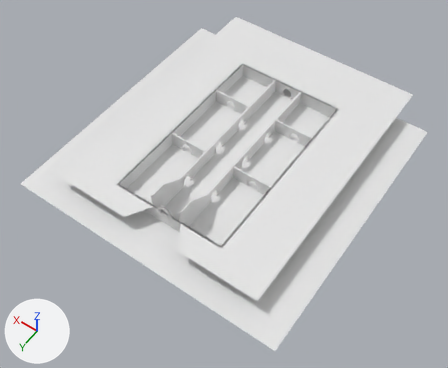
The FBX model Assets/Resources/Mesh/Levels/Level1.fbx as it was, and as the next commit left it.
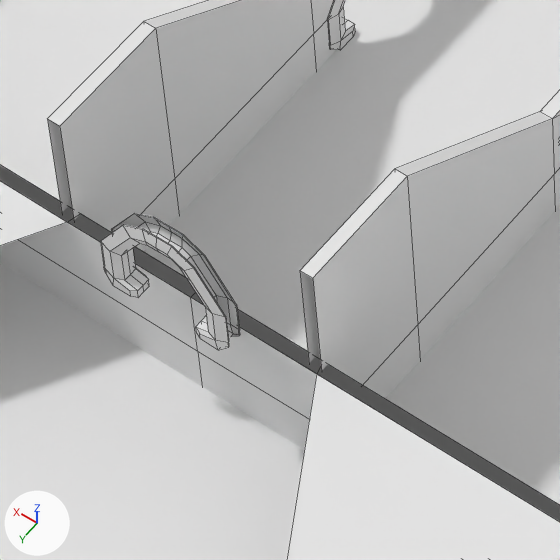
Each version appears first whole from a 50 mm camera at (-57.7, 83.8, 119.1) aimed at (-2.2, 6.0, -3.1), and next in a close-up on the part from 33% to 46% of the width and 49% to 66% of the height. The axes (+X, +Y, +Z) are drawn at lower left. The lights are the same throughout. The close-ups show mesh edges as thin lines. Where no turn or scale is listed for an object, it has been applied to the vertices. Vertices at the same position are counted once.

The first close-up shows 'Level1-ParedesExteriores', 'Level1-ParedesInteriores', 'Level1-Puertas-Marcos', 'Level1-Suelo', 'Level1-TechoExterior'.
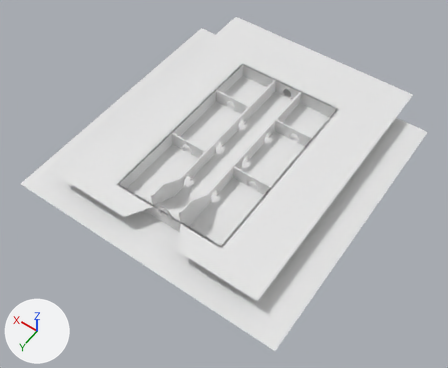
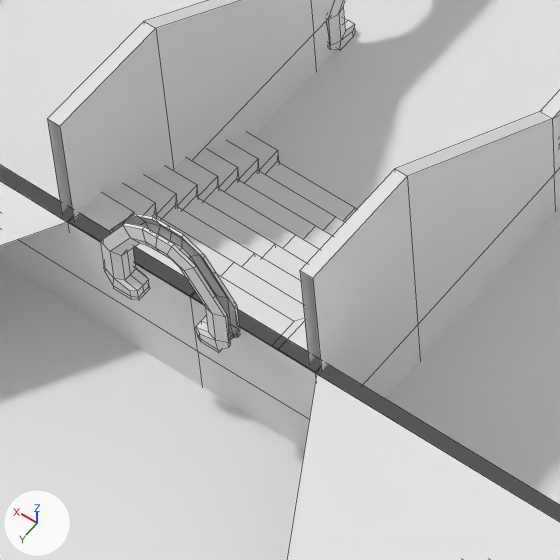
Changed parts and their boxes [x1, y1, x2, y2] in the close-ups (560 x 560 px):
'level1-Escaleras', added: after [70, 132, 357, 370]
'Level1-Puertas-Marcos', reshaped: before [100, 0, 355, 350]; after [100, 0, 355, 353]
part 1 of me_cube_057, built on: [327, 0, 335, 49] in both
part 2 of me_cube_057, added: after [113, 286, 233, 353]

Diff of the bpy script that builds the scene:
```diff
--- a/Assets/Resources/Mesh/Levels/Level1.fbx.py
+++ b/Assets/Resources/Mesh/Levels/Level1.fbx.py
@@ me_cube_057 @@
 # used by ob_level1_puertas_marcos; location = (0.0, -1.17, 1.79)
-me_cube_057.from_pydata(...)  # 1452 vertices, 1248 faces; spans x -12.0..12.0, y -25.8..27.3, z -1.8..5.6
+me_cube_057.from_pydata(...)  # 1668 vertices, 1440 faces; spans x -12.0..12.0, y -25.8..27.3, z -1.9..5.6
+# me_cube_057 part 1: 114 vertices moved from x -12.0..12.0, y -13.2..16.0, z -1.8..1.6 to x -12.0..12.0, y -13.1..16.0, z -1.8..1.6; 180 vertices added at x -11.7..11.7, y -13.3..15.7, z -1.9
+# me_cube_057 part 2: 18 vertices added at x -1.7..1.7, y 26.7..27.3, z 2.1
@@ me_cube_042 @@
+me_cube_042.from_pydata(...)  # 135 vertices, 112 faces; spans x -4.0..4.0, y -0.4..6.41, z 0.0..4.0
@@ ob_level1_escaleras @@
+ob_level1_escaleras = bpy.data.objects.new('level1-Escaleras', me_cube_042)
+ob_level1_escaleras.location = (-0.09, 18.88, 0.0)
```
